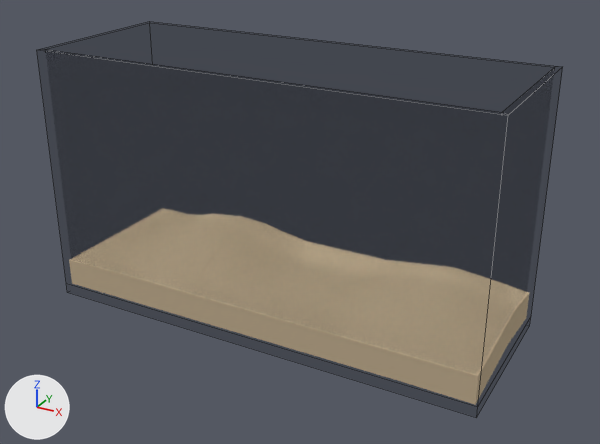
The Blender file props/fishtank.blend as it was, and as the next commit left it.
One viewpoint serves both versions: a 50 mm lens placed at (13.16, -23.16, 14.92), pointed at (0.52, -0.2, 3.43). Every picture has the same lights, and +X, +Y and +Z are marked at lower left. Mesh edges are drawn as thin lines.
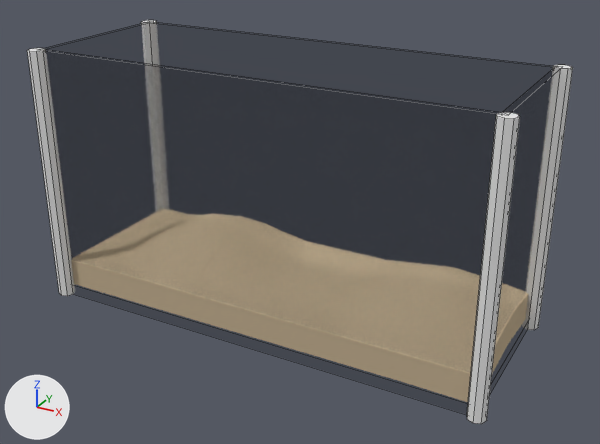
Location of each change, (x1, y1, x2, y2) in pixels of the pictures (600 x 444 px):
'Cube', reshaped
    before: (37, 22, 563, 418)
    after: (27, 20, 573, 424)
part 1 of me_cube_001, added
    after: (27, 48, 73, 296)
part 2 of me_cube_001, added
    after: (141, 20, 157, 63)
part 3 of me_cube_001, added
    after: (467, 112, 520, 424)
part 4 of me_cube_001, added
    after: (528, 65, 573, 330)

The change, as a list of edits to the scene's bpy script:
```text
Add mat_wall:
    mat_wall = diffuse_material('wall')
    mat_wall.base_color = (0.8, 0.8, 0.8)  # white #e7e7e7
Change me_cube_001:
    where me_cube_001.from_pydata(...)  # 20 vertices, 18 faces; spans x -8.0..8.0, y -3.0..3.0, z -0.2..9.0
    used by ob_cube; location = (0.0, 0.0, 0.0)
    me_cube_001 part 1: a new loose piece, an 8-sided cylinder along z spanning x -8.3..-7.7, y -3.3..-2.7, z -0.2..9.0, in mat_wall (white #e7e7e7)
    me_cube_001 part 2: a new loose piece, an 8-sided cylinder along z spanning x -8.3..-7.7, y 2.7..3.3, z -0.2..9.0, in mat_wall (white #e7e7e7)
    me_cube_001 part 3: a new loose piece, an 8-sided cylinder along z spanning x 7.7..8.3, y -3.3..-2.7, z -0.2..9.0, in mat_wall (white #e7e7e7)
    me_cube_001 part 4: a new loose piece, an 8-sided cylinder along z spanning x 7.7..8.3, y 2.7..3.3, z -0.2..9.0, in mat_wall (white #e7e7e7)
    add me_cube_001.materials.append(mat_wall)  # white #e7e7e7
```
